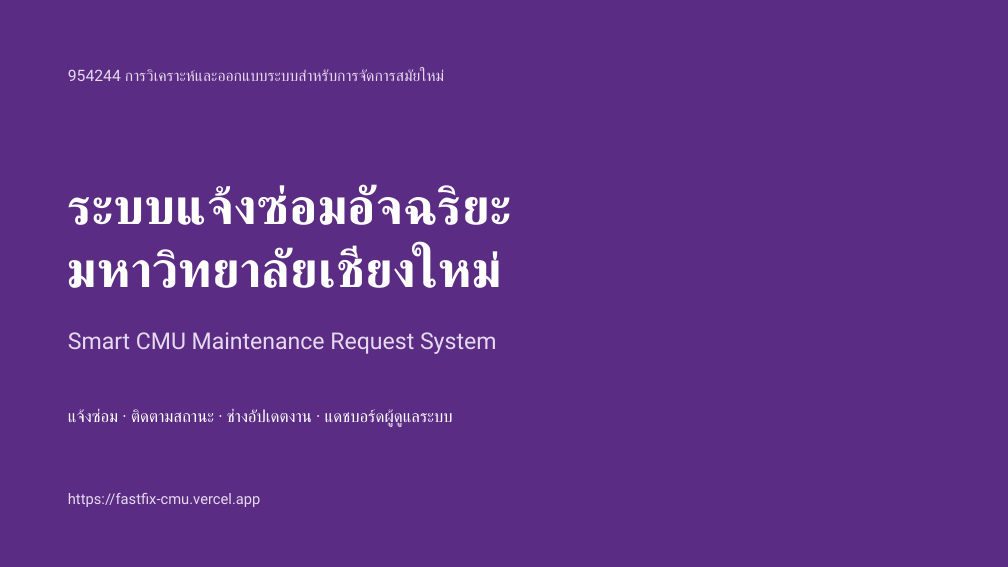
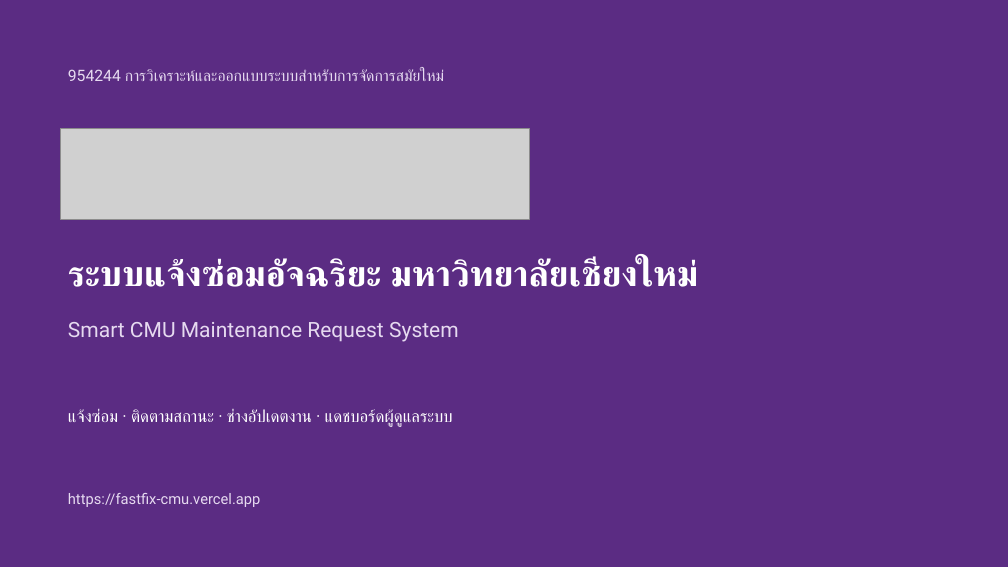
Before and after one commit to Nexzerf/SmartCMUMaintenanceSystem, a slide deck: slide 1 of report/out/สไลด์-ระบบแจ้งซ่อม-มช.pptx. Drawn at 1008x567 pixels with LibreOffice and Linux fonts; fonts in the diff are those of the drawing; grey boxes stand for pictures. Boxes give left, top, right and bottom in pixels: in the first picture for what was removed or moved away, otherwise in the second. Text is boxed around its words. In the diff, an @@ line names an element or a change of style, - is before the commit and + after.

```diff
--- a/report/out/สไลด์-ระบบแจ้งซ่อม-มช.pptx
+++ b/report/out/สไลด์-ระบบแจ้งซ่อม-มช.pptx
@@ picture added at <box>60,129,529,219</box> @@
@@ text at <box>68,258,698,287</box>: text changed; size 48 to 34 pt @@
-ระบบแจ้งซ่อมอัจฉริยะ
-มหาวิทยาลัยเชียงใหม่
+ระบบแจ้งซ่อมอัจฉริยะ มหาวิทยาลัยเชียงใหม่
@@ text "Smart CMU Maintenance Request System": place and size @@
-text "Smart CMU Maintenance Request System" at <box>68,332,496,354</box>
+text "Smart CMU Maintenance Request System" at <box>68,322,459,342</box>
@@ text "Smart CMU Maintenance Request System" at <box>68,322,459,342</box>: size 22 to 20 pt @@
```
Also in this commit, not shown: 45 other files.
